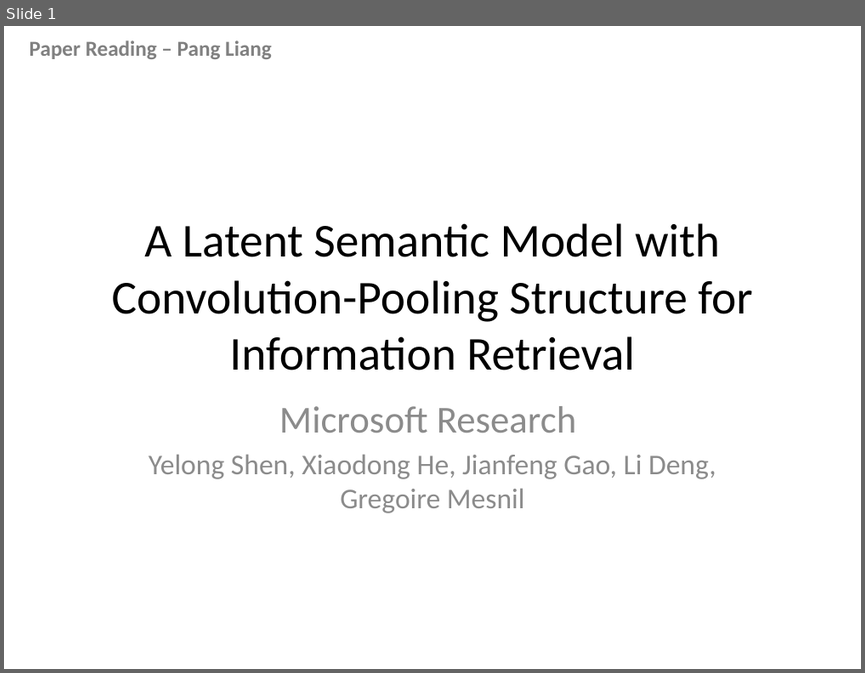
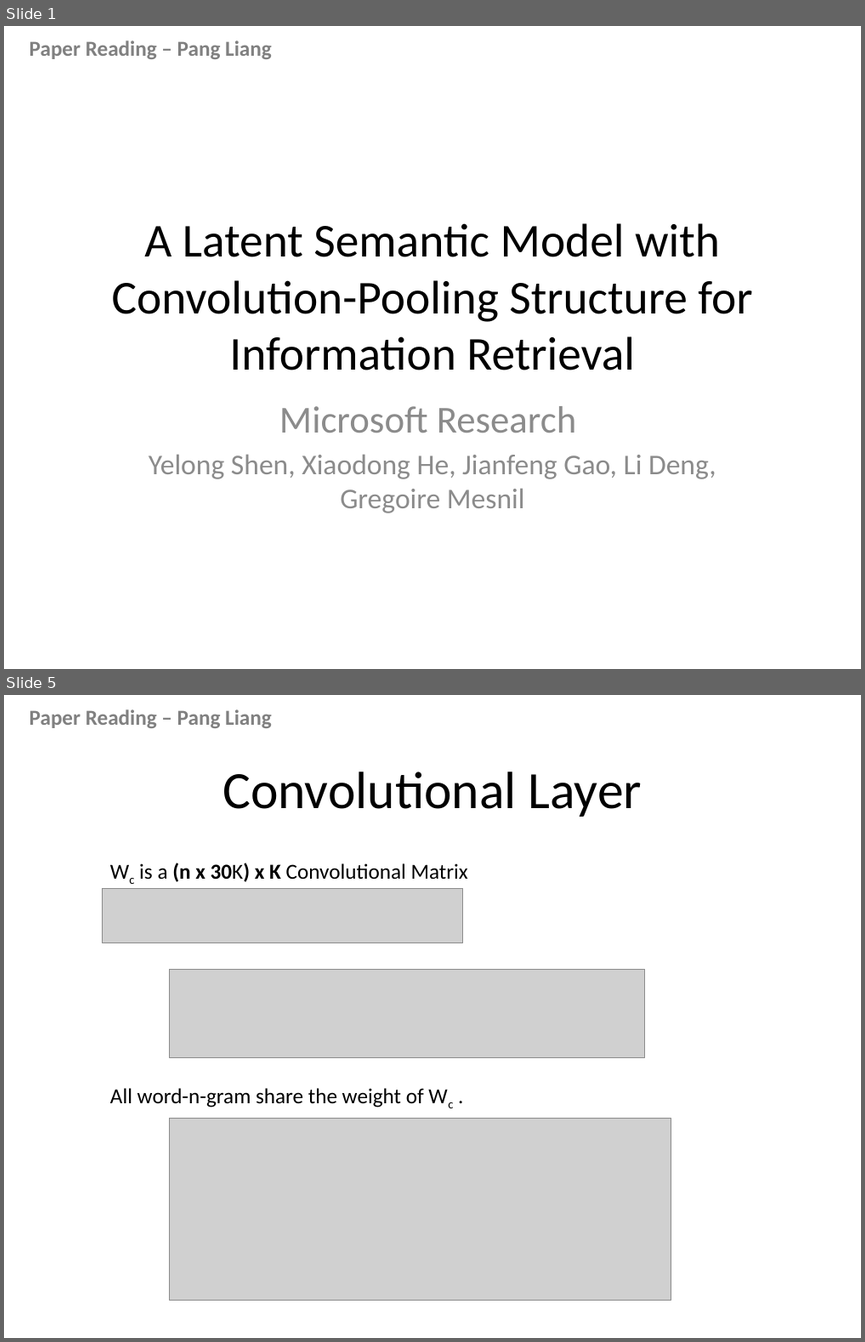
Before and after one commit to pl8787/exp_caffe, a slide deck: doc/Paper Reading.pptx. Shown one above the other, each under a label of ours: slide 1 before the commit, slides 1 and 5 after it; the slides between them are not shown. The pictures are 865x673 and 865x1342 pixels, drawn with LibreOffice and Linux fonts; fonts in the diff are those of the drawing; grey boxes stand for pictures. Boxes give left, top, right and bottom in pixels: in the first picture for what was removed or moved away, otherwise in the second. Text is boxed around its words. In the diff, an @@ line names an element or a change of style, - is before the commit and + after.

```diff
--- a/doc/Paper Reading.pptx
+++ b/doc/Paper Reading.pptx
@@ slide 5 added at bbox=[4, 695, 861, 1338], background #FFFFFF; not listed: 1 template element that a slide beside it also shows @@
@@ title added at bbox=[222, 771, 642, 817], 44 pt, text #000000 @@
+Convolutional Layer
@@ text added at bbox=[139, 862, 468, 882], 18 pt, text #000000 @@
+Wc is a (n x 30K) x K Convolutional Matrix
@@ picture added at bbox=[103, 888, 463, 942] @@
@@ picture added at bbox=[170, 970, 645, 1057] @@
@@ text added at bbox=[110, 1088, 424, 1107], 18 pt, text #000000 @@
+All word-n-gram share the weight of Wc .
@@ picture added at bbox=[170, 1117, 670, 1300] @@
```
Also in this commit, not shown: 8 other slides added, 1 slide removed.
